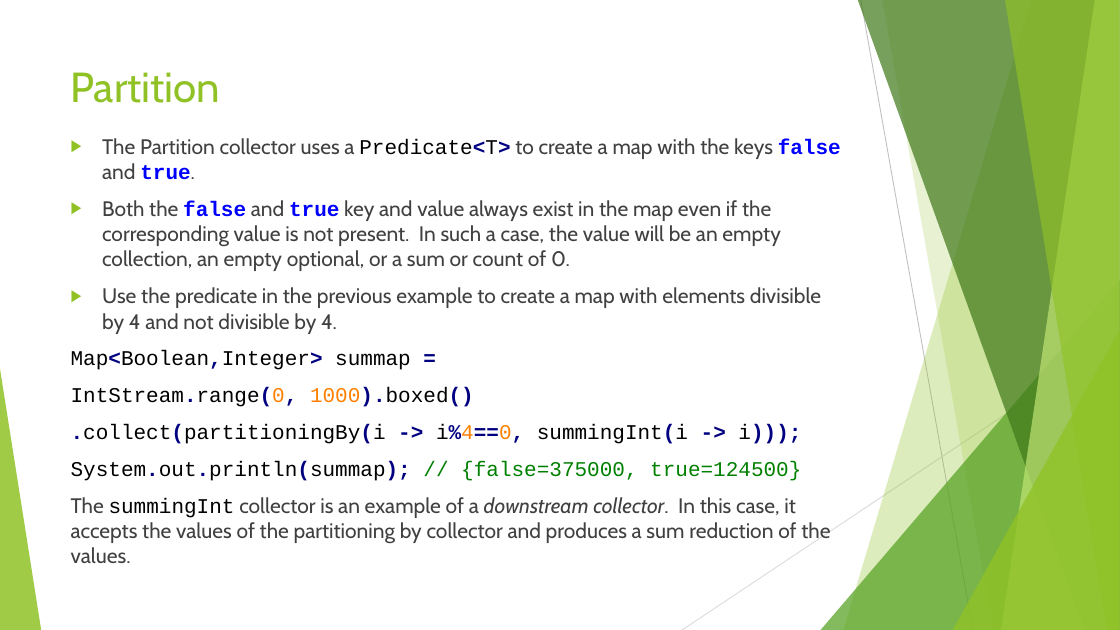
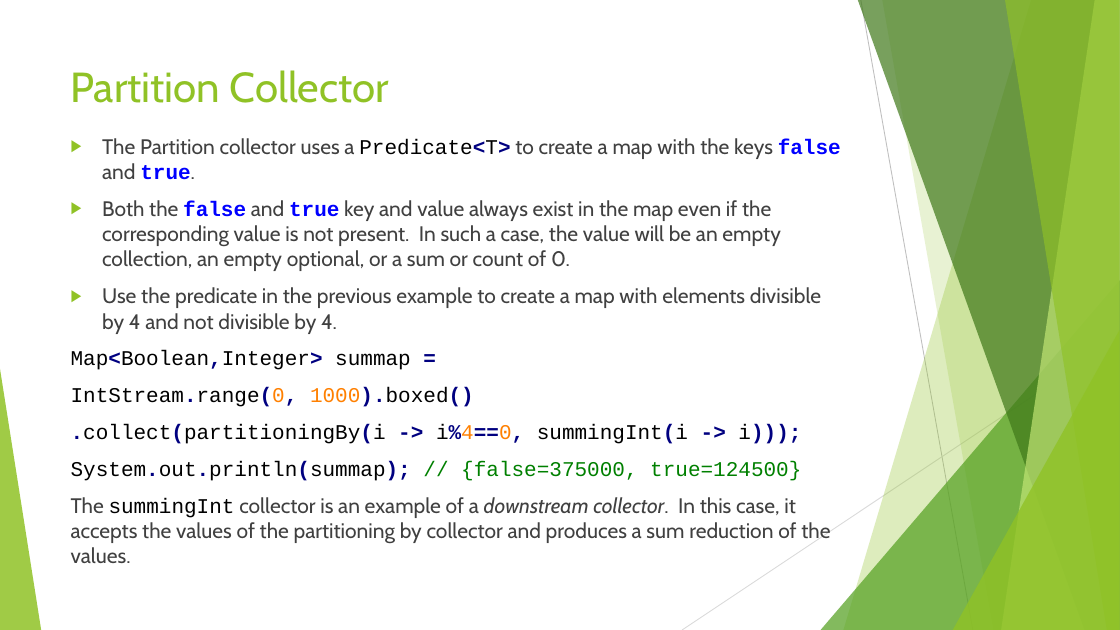
Before and after one commit to RichardRoda/2017-CodePaLOUsa-Lambda, a slide deck: slide 38 of Learning to Love the Lambda in the Stream.pptx (slide 34 before the commit). Drawn at 1120x630 pixels with LibreOffice and Linux fonts; fonts in the diff are those of the drawing. Boxes give left, top, right and bottom in pixels: in the first picture for what was removed or moved away, otherwise in the second. Text is boxed around its words. In the diff, an @@ line names an element or a change of style, - is before the commit and + after.

```diff
--- a/Learning to Love the Lambda in the Stream.pptx
+++ b/Learning to Love the Lambda in the Stream.pptx
@@ title at (71,70,389,103): text changed @@
-Partition
+Partition Collector
```
Also in this commit, not shown: 6 other slides changed, 4 slides added, 1 slide removed.
